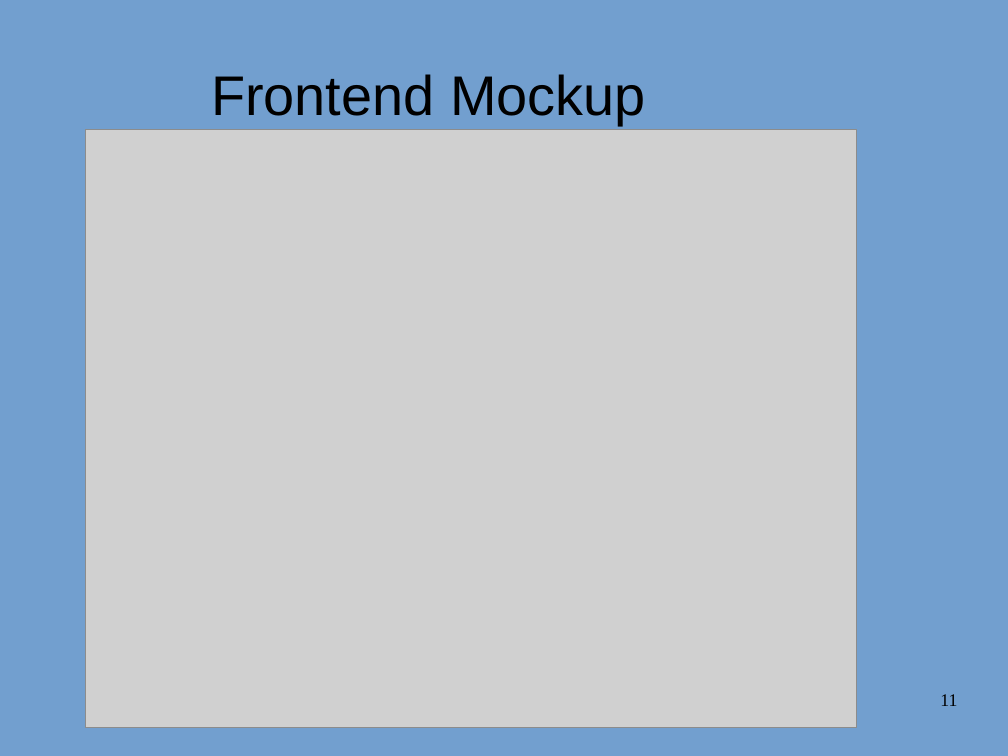
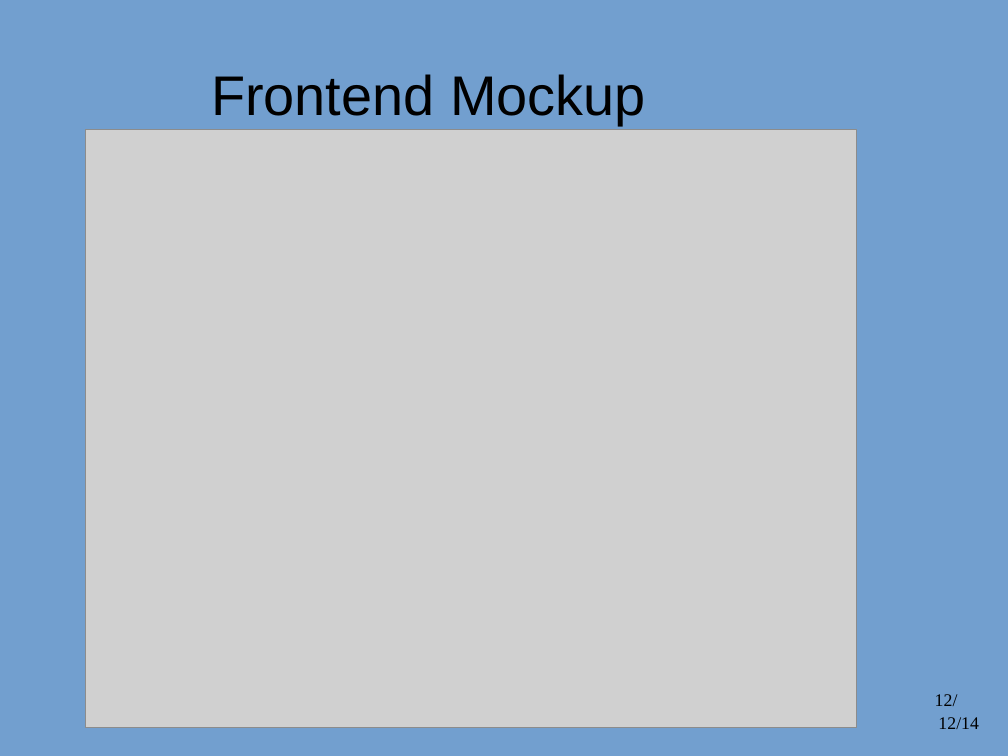
Before and after one commit to JackWolfskind/Tannte-Emma, a slide deck: slide 12 of doc/Präsentation/Präsentation.odp (slide 11 before the commit). Drawn at 1008x756 pixels with LibreOffice and Linux fonts; fonts in the diff are those of the drawing; grey boxes stand for pictures; background and template pictures are left out. Boxes give left, top, right and bottom in pixels: in the first picture for what was removed or moved away, otherwise in the second. Text is boxed around its words. In the diff, an @@ line names an element or a change of style, - is before the commit and + after.

```diff
--- a/doc/Präsentation/Präsentation.odp
+++ b/doc/Präsentation/Präsentation.odp
@@ page number at box(935, 694, 958, 706): text changed @@
-11
+12/
@@ page number added at box(938, 717, 979, 729), 14 pt, text #000000 @@
+12/14
```
Also in this commit, not shown: 9 other slides changed, 4 slides added, 2 slides removed, 1 other file.
